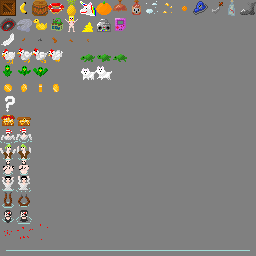
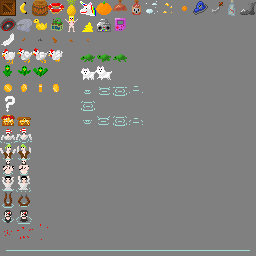
Revision of a layered 256 × 256 image; what changed, layer by layer:
added group "Splash" with 12 layers above "gameboy" over [81, 86, 143, 126]
added layer "Splash_4 copy 2" in group "Splash" over [129, 118, 143, 125]
added layer "Splash_4" in group "Splash" over [129, 86, 143, 93]
added layer "Splash_3 copy 2" in group "Splash" over [113, 116, 127, 126]
added layer "Splash_3 copy" in group "Splash" over [81, 101, 95, 111]
added layer "Splash_3" in group "Splash" over [113, 87, 127, 96]
added layer "Splash_2 copy 2" in group "Splash" over [97, 116, 110, 125]
added layer "Splash_2" in group "Splash" over [99, 87, 110, 95]
added layer "Splash_1 copy 2" in group "Splash" over [83, 120, 92, 124]
added layer "Splash_1" in group "Splash" over [84, 90, 91, 94]
